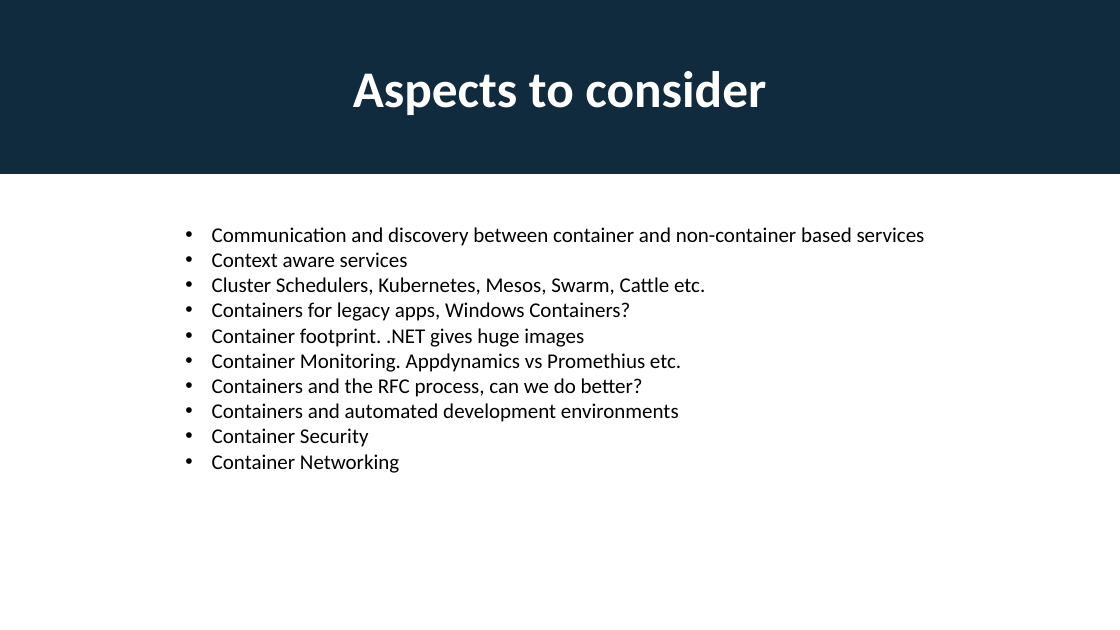
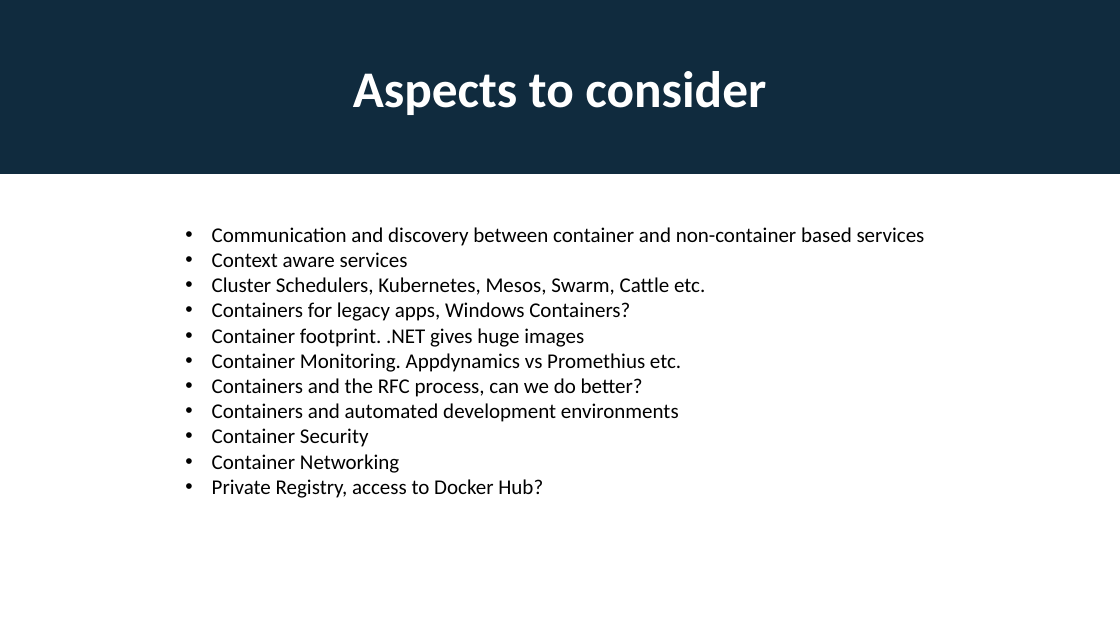
Before and after one commit to rogeralsing/Presentations, a slide deck: slide 34 of Docker/docker.pptx (slide 30 before the commit). Drawn at 1120x630 pixels with LibreOffice and Linux fonts; fonts in the diff are those of the drawing. Boxes give left, top, right and bottom in pixels: in the first picture for what was removed or moved away, otherwise in the second. Text is boxed around its words. In the diff, an @@ line names an element or a change of style, - is before the commit and + after.

```diff
--- a/Docker/docker.pptx
+++ b/Docker/docker.pptx
@@ text at bbox=[212, 479, 543, 498]: paragraph added @@
+• Private Registry, access to Docker Hub?
```
Also in this commit, not shown: 3 other slides changed, 4 slides added.
